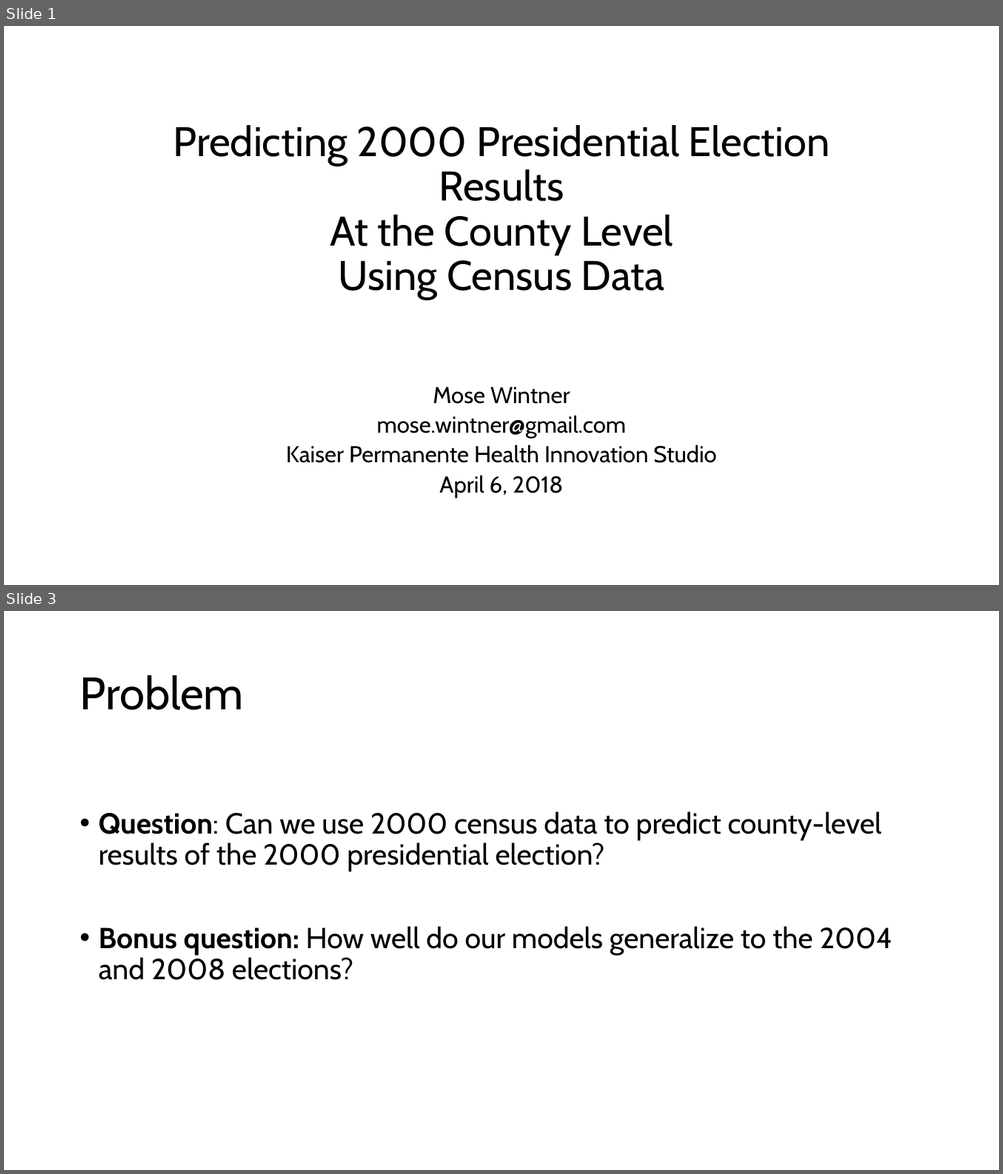
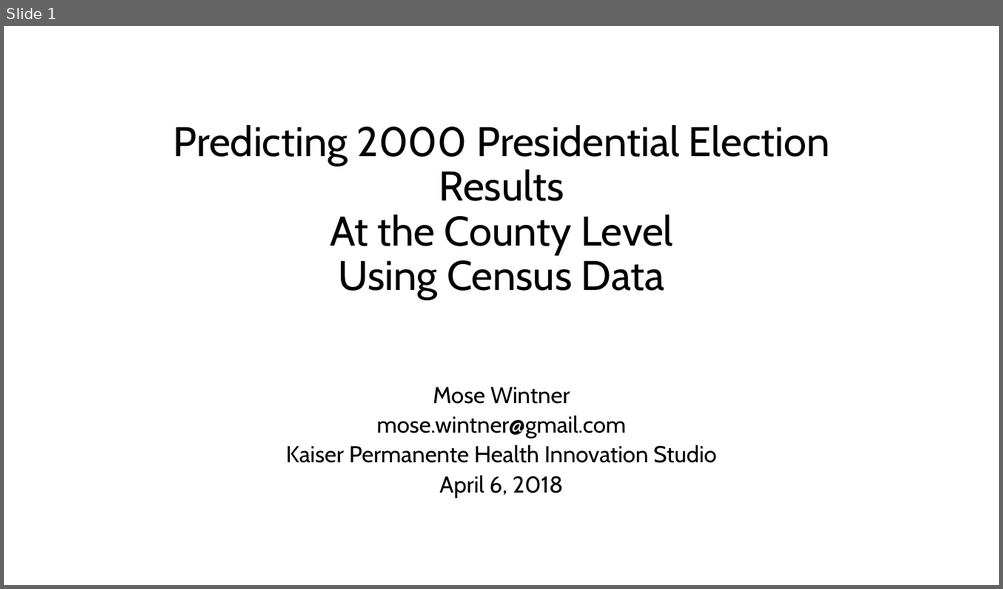
Before and after one commit to mosew/math650, a slide deck: votes/2000/Predicting 2000 Presidential Election Results.pptx. Shown one above the other, each under a label of ours: slides 1 and 3 before the commit, slide 1 after it; the slides between them are not shown. The pictures are 1003x1174 and 1003x589 pixels, drawn with LibreOffice and Linux fonts; fonts in the diff are those of the drawing. Boxes give left, top, right and bottom in pixels: in the first picture for what was removed or moved away, otherwise in the second. Text is boxed around its words. In the diff, an @@ line names an element or a change of style, - is before the commit and + after.

```diff
--- a/votes/2000/Predicting 2000 Presidential Election Results.pptx
+++ b/votes/2000/Predicting 2000 Presidential Election Results.pptx
@@ slide 3 removed at (4,611,999,1170), background #FFFFFF @@
@@ title removed at (79,675,244,710) @@
-Problem
@@ text removed at (99,812,892,980) @@
-• Question: Can we use 2000 census data to predict county-level results of the 2000 presidential election?
-• Bonus question: How well do our models generalize to the 2004 and 2008 elections?
```
Also in this commit, not shown: 8 slides changed, 13 slides added, 5 other slides removed, 14 other files.
